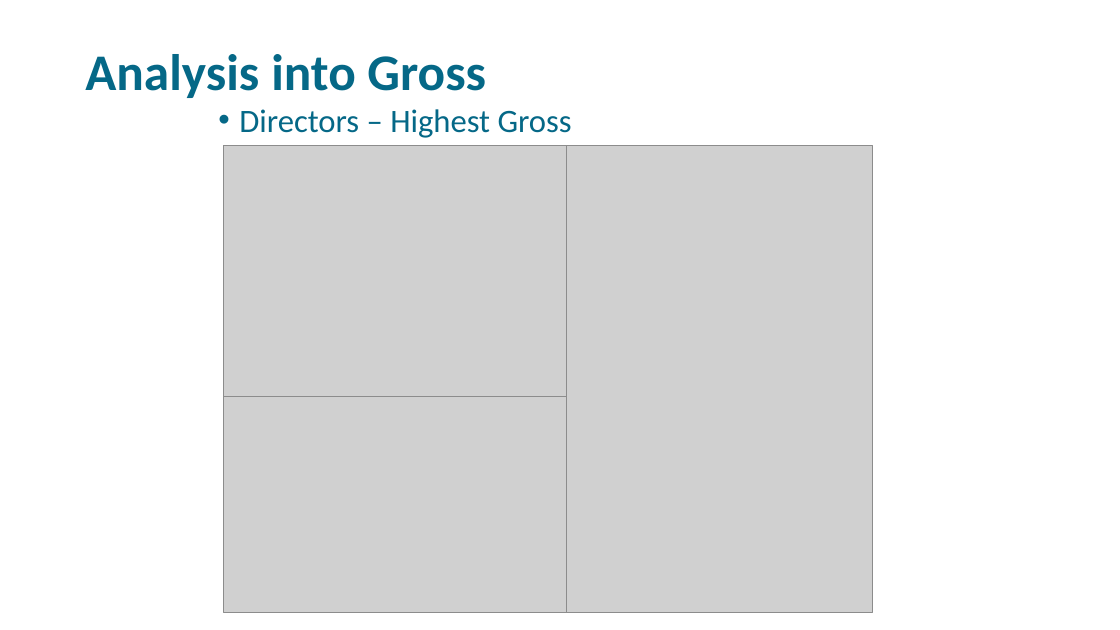
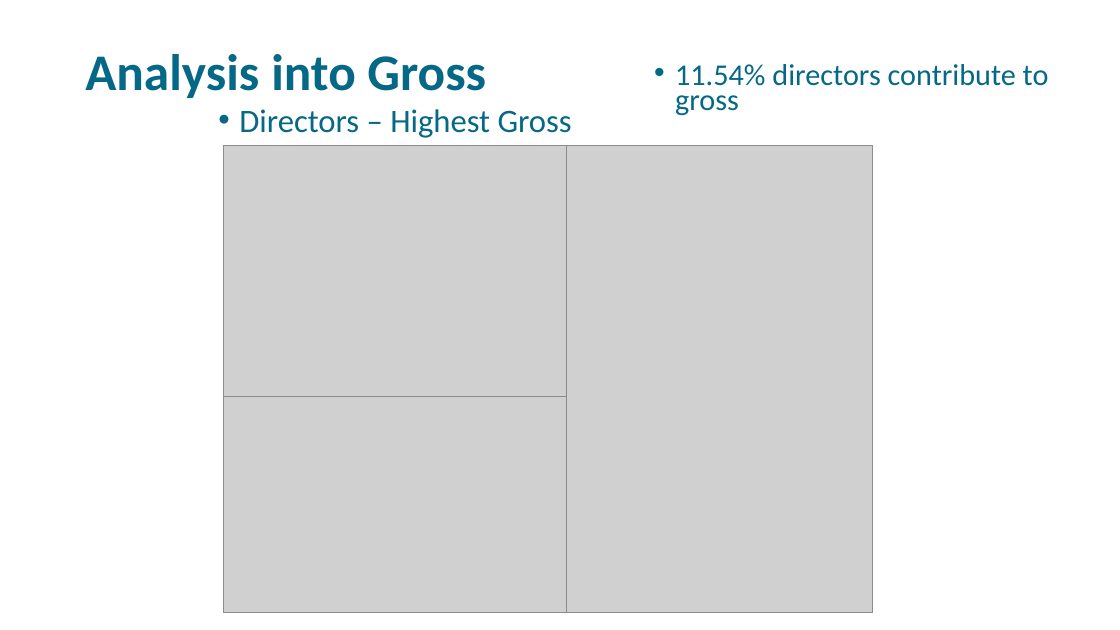
Before and after one commit to libbyYOU/IMDb-5000-movie-project, a slide deck: slide 16 of DSO-530 Final Project.pptx. Drawn at 1120x630 pixels with LibreOffice and Linux fonts; fonts in the diff are those of the drawing; grey boxes stand for pictures; background and template pictures are left out. Boxes give left, top, right and bottom in pixels: in the first picture for what was removed or moved away, otherwise in the second. Text is boxed around its words. In the diff, an @@ line names an element or a change of style, - is before the commit and + after.

```diff
--- a/DSO-530 Final Project.pptx
+++ b/DSO-530 Final Project.pptx
@@ text added at [675, 64, 1049, 116], 25.9 pt, text #056887 @@
+• 11.54% directors contribute to gross
```
Also in this commit, not shown: 8 other slides changed, 3 slides added, 3 slides removed.
